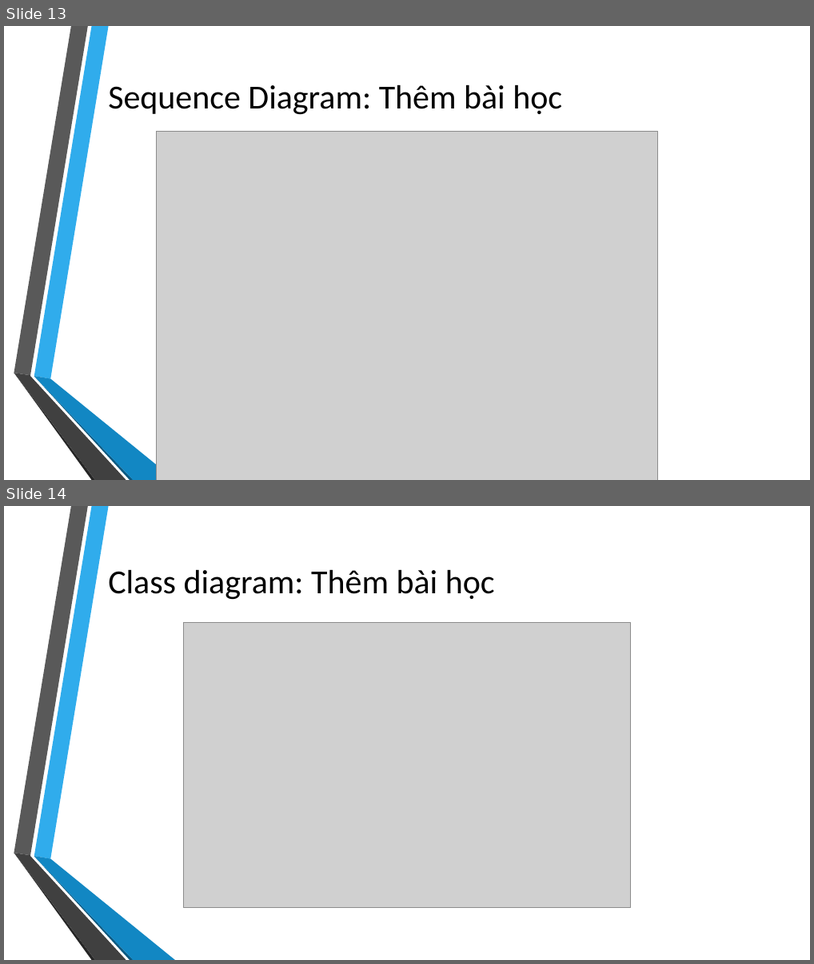
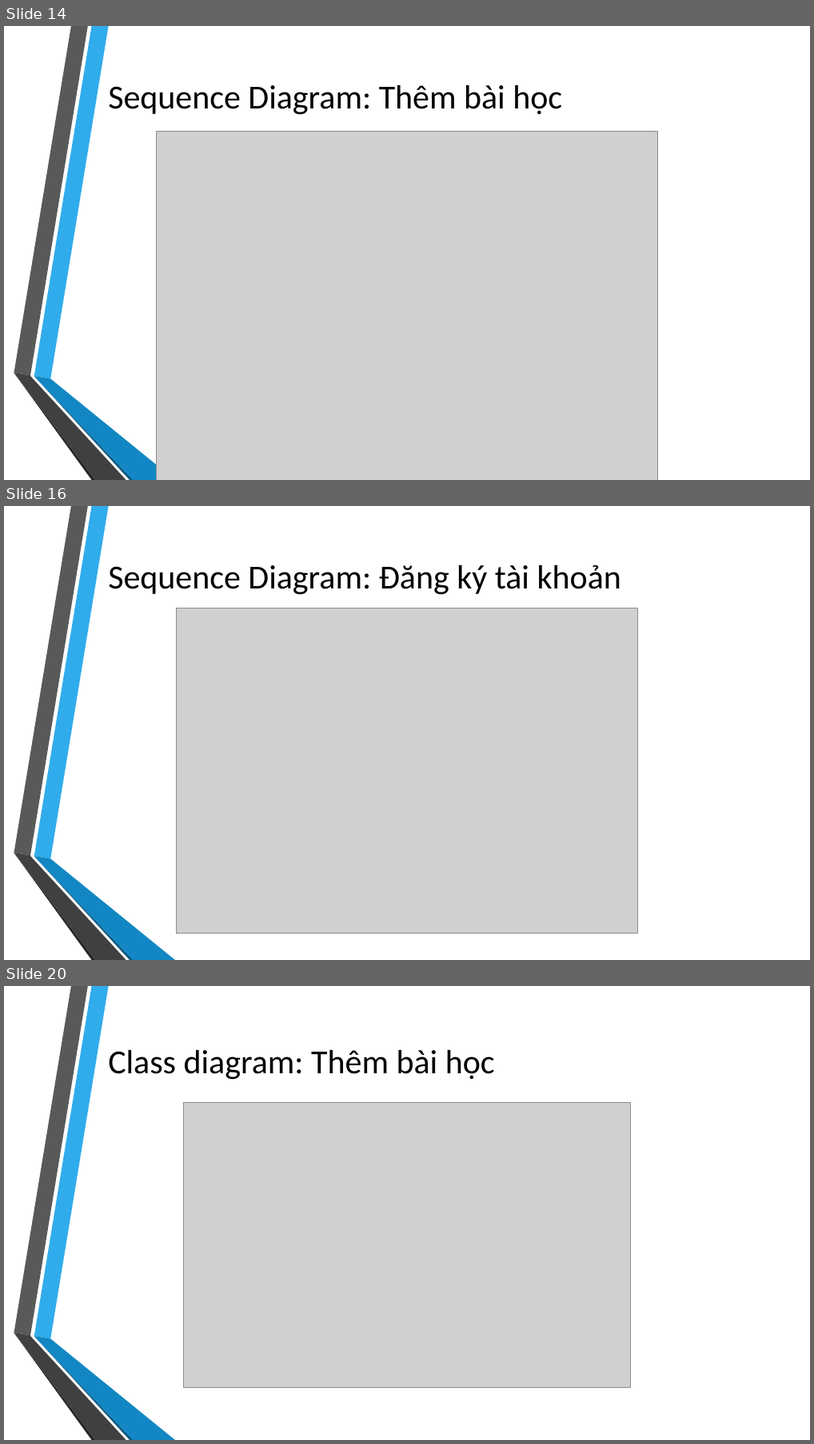
Before and after one commit to takiet60/SoftwareEngineering, a slide deck: CNPM.pptx. Shown one above the other, each under a label of ours: slides 13 and 14 before the commit, slides 14, 16 and 20 after it; the slides between them are not shown. The pictures are 814x964 and 814x1444 pixels, drawn with LibreOffice and Linux fonts; fonts in the diff are those of the drawing; grey boxes stand for pictures; background and template pictures are left out. Boxes give left, top, right and bottom in pixels: in the first picture for what was removed or moved away, otherwise in the second. Text is boxed around its words. In the diff, an @@ line names an element or a change of style, - is before the commit and + after.

```diff
--- a/CNPM.pptx
+++ b/CNPM.pptx
@@ slide 16 added at [4, 506, 810, 960], background picture (left out); not listed: 6 template elements that a slide beside it also shows @@
@@ title added at [108, 565, 622, 595], 40 pt, text #000000 @@
+Sequence Diagram: Đăng ký tài khoản
@@ picture added at [177, 608, 638, 933] @@
@@ what was slide 13 is now slide 14 @@
@@ what was slide 14 is now slide 20 @@
```
Also in this commit, not shown: 9 other slides added, 1 other file.
